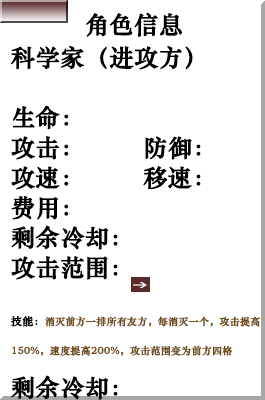
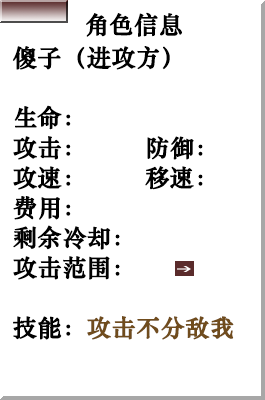
Revision of a layered 265×400 image; what changed, layer by layer:
hid group "科学家-攻方" (17 layers) over (10, 45, 260, 400)
added group "傻子-守方" with 14 layers in group "守方" over (12, 46, 246, 340)
added group "攻击位置" (10th of 16, in "守方" › "傻子-守方") with 9 layers in group "傻子-守方" over (131, 261, 194, 292)
added group "所在位置" (10th of 16, in "守方" › "傻子-守方") with 2 layers in group "傻子-守方" over (175, 261, 194, 276)
added layer "形状 1" (12th of 18, in "守方" › "傻子-守方" › "所在位置") in group "所在位置" over (177, 266, 191, 272)
added layer "矩形 4" (72nd of 114, in "守方" › "傻子-守方" › "所在位置") in group "所在位置" over (175, 261, 194, 276)
added layer "文字" (10th of 16, in "守方" › "傻子-守方") in group "傻子-守方" over (12, 46, 234, 340)
